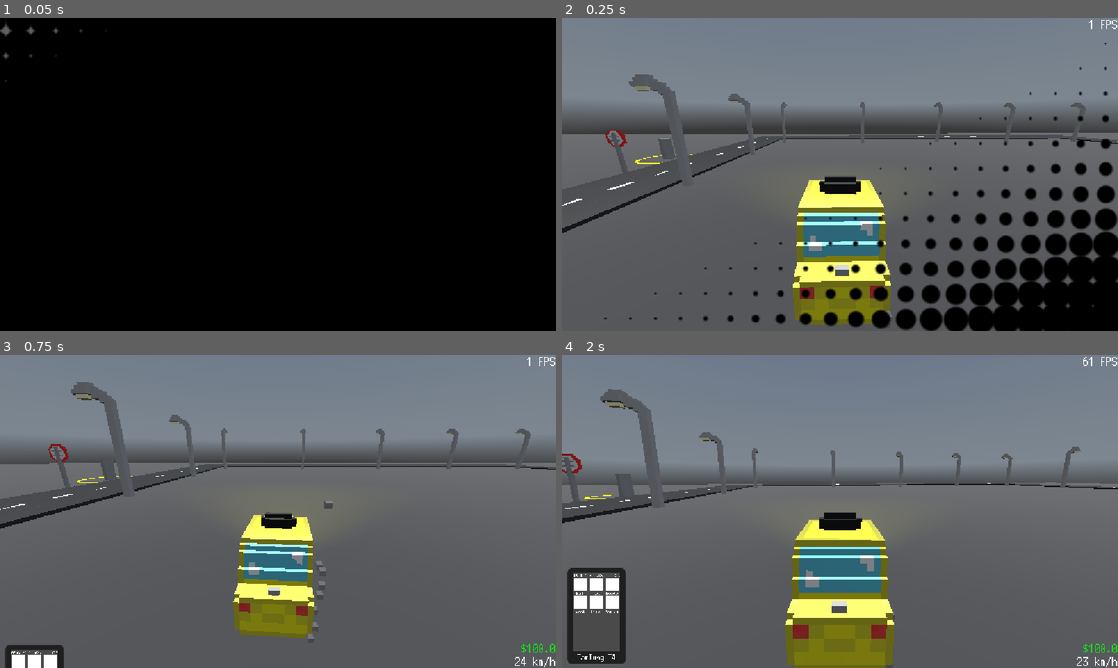
Above: before the commit, frames 1-4 (two rows, left to right).
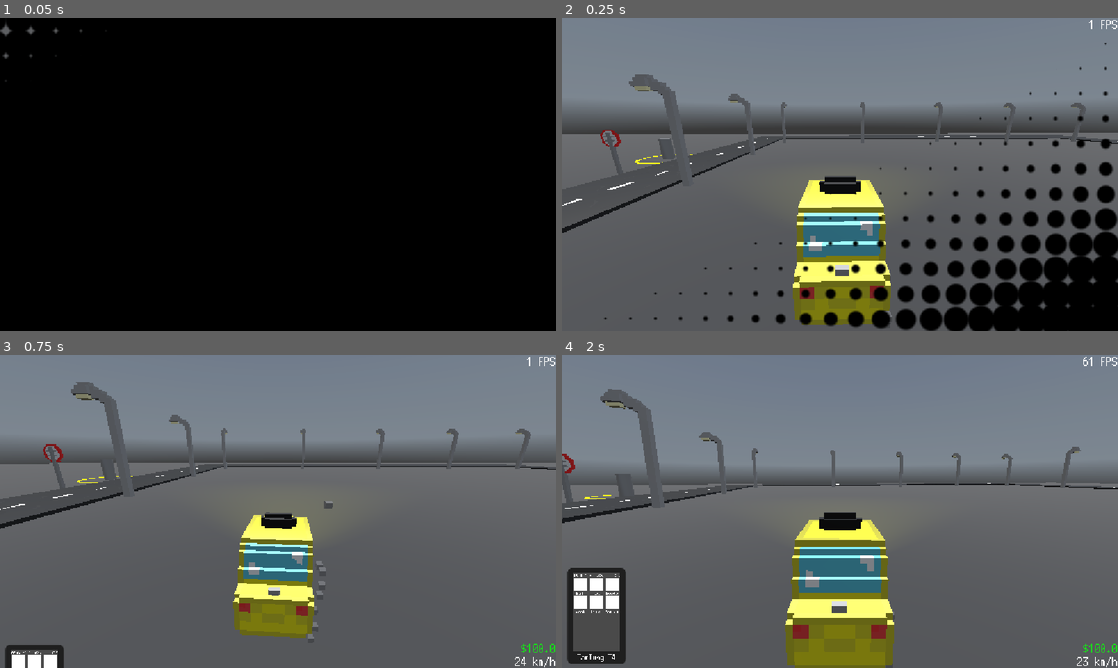
Above: after the commit, the same moments.

Repository: RafaeloxMC/super-taxi-sim
Game: Godot game, scene res://scenes/map/world.tscn
Same seed, same stepped clock (60 frames per second), same inputs: the game is played once before the commit and once after it. This scene is started directly instead of the project's main scene. A sky picture missing from this copy of the repository is replaced by a grey-blue gradient.
Inputs (mouse positions are in pixels of both pictures, inside the frame that each line leads up to):
- Up to frame 1 (0.05 s): no input
- Up to frame 2 (0.25 s): no input
- Up to frame 3 (0.75 s): tap Enter at 0.5 s; move the mouse to (400, 495) at 0.52 s; hold D (steer_right) from 0.53 s (still down); tap Q (phone) at 0.6 s; click (400, 495) at 0.67 s
- Up to frame 4 (2 s): move the mouse to (840, 511) at 1.27 s; release D (steer_right) at 1.28 s; hold S (brake) from 1.28 s (still down); tap Alt at 1.35 s; click (840, 511) at 1.42 s

Frame 1 is identical in both runs. In frame 2, 0.3% of the frame differs, in the area x 6-12%, y 35-50%; in frame 3, 0.3%, in the area x 7-13%, y 28-43%; in frame 4, 0.3%.

Commit message:
Adjust transform of objects to align with streets

Diff:
--- a/scenes/map/world.tscn
+++ b/scenes/map/world.tscn
@@ -193,7 +193,7 @@
 [node name="IngameUI" parent="Camera3D" instance=ExtResource("4_3obwu")]
 
 [node name="Radar Control" parent="." instance=ExtResource("5_mp5fl")]
-transform = Transform3D(2, 0, 0, 0, 2, 0, 0, 0, 2, -60.28485, 1.5, -20.643488)
+transform = Transform3D(2, 0, 0, 0, 2, 0, 0, 0, 2, -62.972477, 1.5, -20.643488)
 
 [node name="Killzone" parent="." instance=ExtResource("6_p1kjr")]
 
@@ -214,8 +214,8 @@
 transform = Transform3D(1, 0, 0, 0, 1, 0, 0, 0, 1, -0.68463945, 3.8051562, -0.51555824)
 
 [node name="SpeedSign" parent="." instance=ExtResource("12_3obwu")]
-transform = Transform3D(-0.15, 0, -1.3113417e-08, 0, 0.14999999, 0, 1.3113417e-08, 0, -0.15, 22.797974, 0.5, 17.893564)
+transform = Transform3D(-0.15, 0, -1.3113417e-08, 0, 0.14999999, 0, 1.3113417e-08, 0, -0.15, 23.364017, 0.5, 17.893564)
 
 [node name="SpeedSign2" parent="." instance=ExtResource("12_3obwu")]
-transform = Transform3D(-6.5567085e-09, 0, -0.15, 0, 0.14999999, 0, 0.15, 0, -6.5567085e-09, -27.595606, 0.5, -29.836758)
+transform = Transform3D(-6.5567085e-09, 0, -0.15, 0, 0.14999999, 0, 0.15, 0, -6.5567085e-09, -27.595606, 0.5, -50.83197)
 speed_limit = 80
